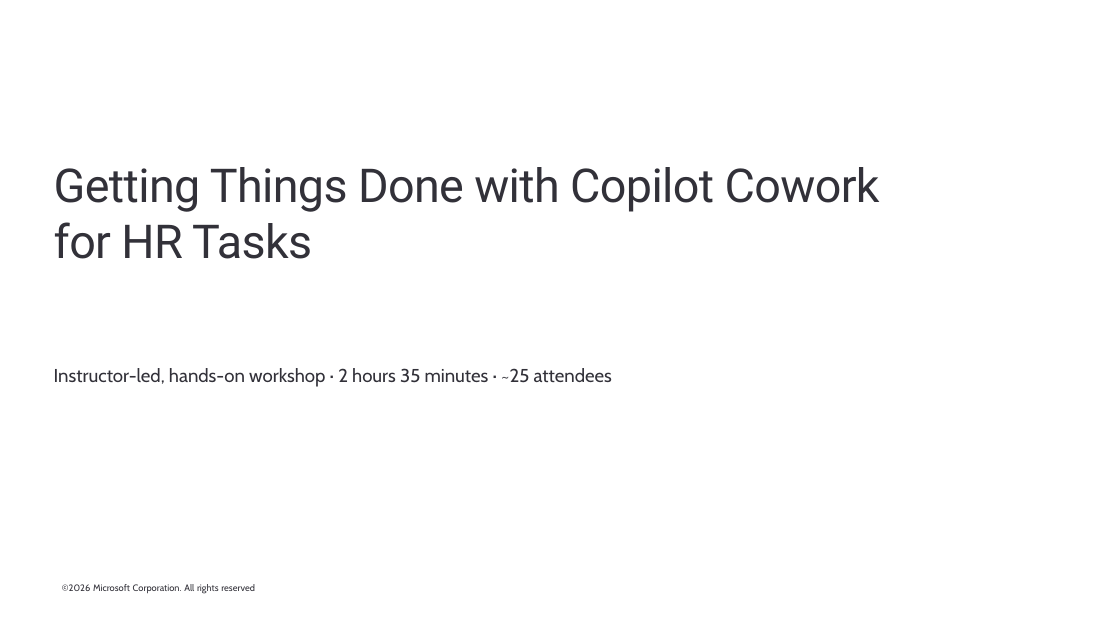
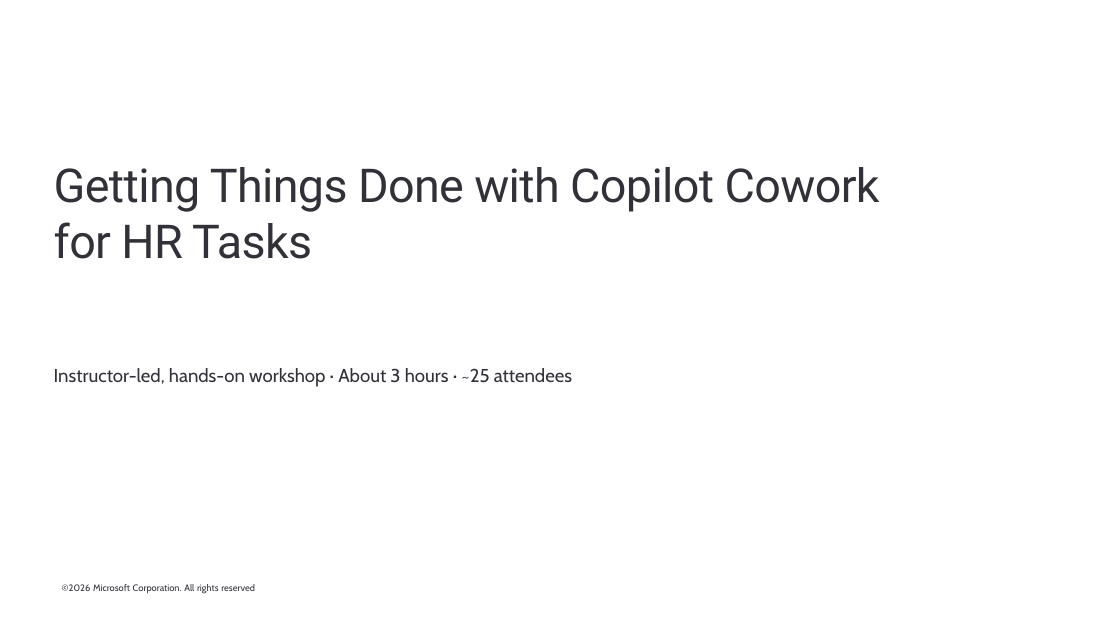
Before and after one commit to ragage/ai_hr_cowork_workshop, a slide deck: slide 1 of instructor/instructor-deck.pptx. Drawn at 1120x630 pixels with LibreOffice and Linux fonts; fonts in the diff are those of the drawing; background and template pictures are left out. Boxes give left, top, right and bottom in pixels: in the first picture for what was removed or moved away, otherwise in the second. Text is boxed around its words. In the diff, an @@ line names an element or a change of style, - is before the commit and + after.

```diff
--- a/instructor/instructor-deck.pptx
+++ b/instructor/instructor-deck.pptx
@@ text at [54,368,572,387]: text changed @@
-Instructor-led, hands-on workshop · 2 hours 35 minutes · ~25 attendees
+Instructor-led, hands-on workshop · About 3 hours · ~25 attendees
```
Also in this commit, not shown: 1 other slide changed, 1 slide added, 10 other files.
